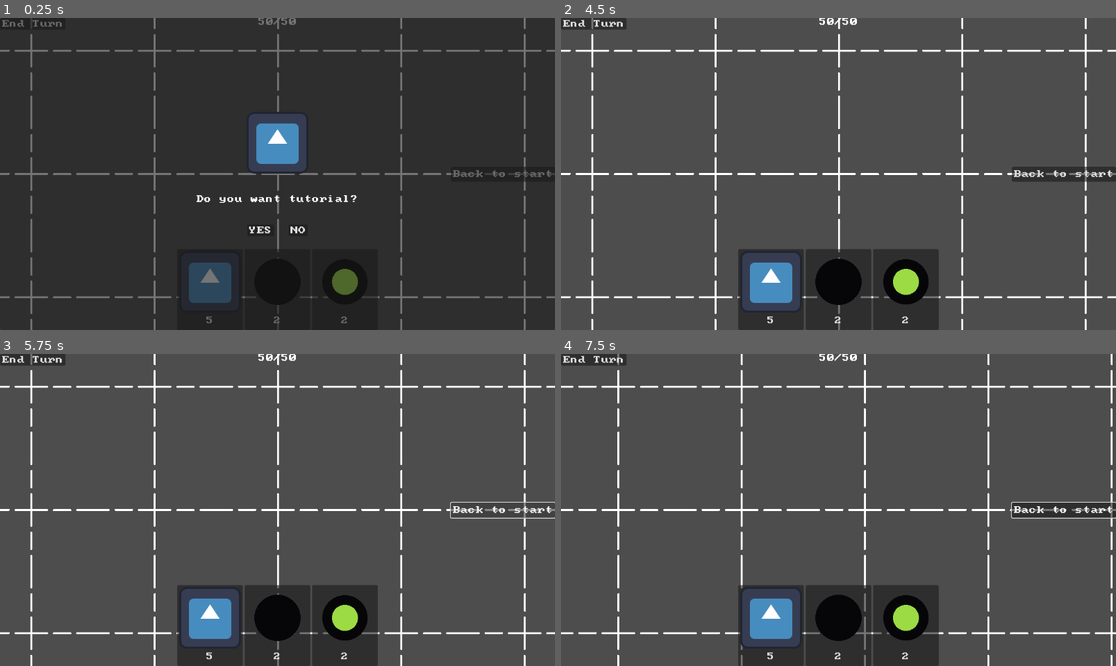
Above: before the commit, frames 1-4 (two rows, left to right).
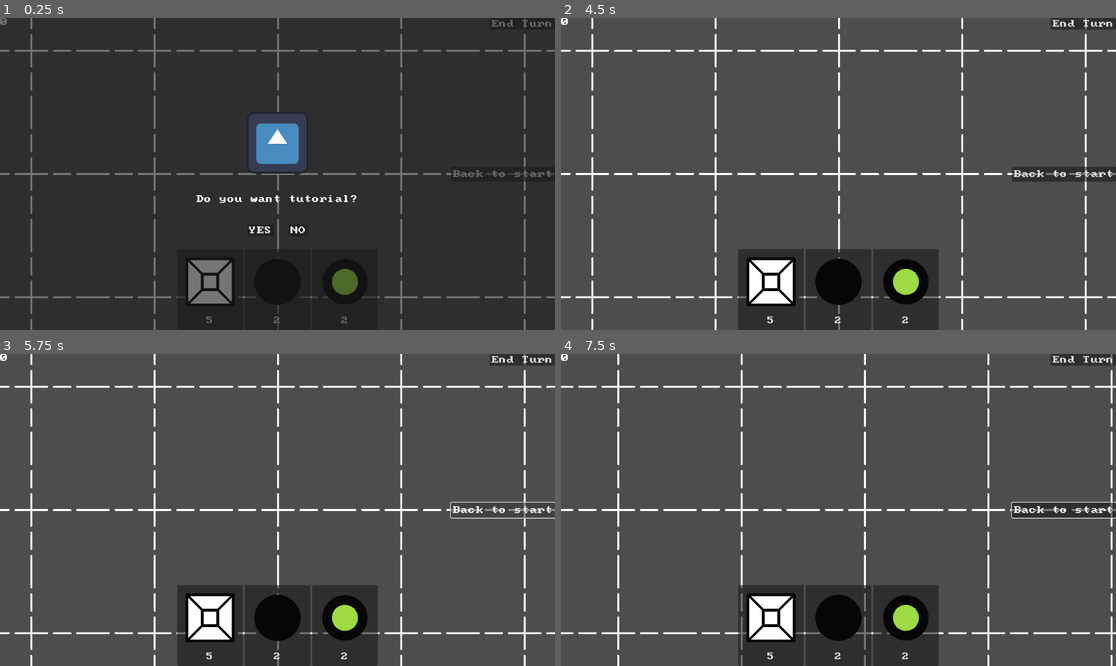
Above: after the commit, the same moments.

Repository: Iviv122/swiatlowod-2
Game: Godot game, scene res://main.tscn
The game is run twice, just before and just after one commit, with the same random seed, the same clock (stepped at 60 frames per second) and the same inputs. The engine's default icon, where the game draws it, is replaced by a stand-in: a white triangle on a blue panel in a dark square.
Inputs (mouse positions are in pixels of both pictures, inside the frame that each line leads up to):
- Up to frame 1 (0.25 s): no input
- Up to frame 2 (4.5 s): click "5" at 0.5 s; click "2" at 1.25 s; click "2" at 2 s; click "End Turn" at 2.75 s; click "YES" at 3.5 s; click "continue" at 4.25 s
- Up to frame 3 (5.75 s): click "Back to start" at 5 s
- Up to frame 4 (7.5 s): move the mouse to (960, 494) at 5.77 s; press the mouse at (960, 494) at 5.78 s; hold D (right) 5.78-6.5 s; release the mouse at (960, 494) at 6.5 s; drag from (727, 525) to (810, 572) at 6.52 s; move the mouse to (894, 441) at 7.27 s; hold D (right) from 7.28 s (still down); hold Mouse wheel up (zoomin) from 7.28 s (still down)

The runs differ from the first frame. In frame 1, 1.6% of the frame differs, in the area x 0-100%, y 0-93%; in frame 2, 2.7%; in frame 3, 2.7%; in frame 4, 2.8%, in the area x 0-100%, y 0-94%.

Commit message:
coin flow. factory

Diff:
--- /dev/null
+++ b/assets/concrete_components/factory.tres
@@ -0,0 +1,11 @@
+[gd_resource type="Resource" script_class="Factory" load_steps=3 format=3 uid="uid://dnthphocbrclx"]
+
+[ext_resource type="Script" uid="uid://ckuewexy0fnce" path="res://objects/components_concrete/factory.gd" id="1_jeu25"]
+[ext_resource type="Texture2D" uid="uid://bg5rljy685wyr" path="res://raw_assets/factory.png" id="2_1ny0p"]
+
+[resource]
+script = ExtResource("1_jeu25")
+Name = "Factory"
+max_connections = 2
+sprite = ExtResource("2_1ny0p")
+metadata/_custom_type_script = "uid://ckuewexy0fnce"
--- a/main.tscn
+++ b/main.tscn
@@ -1,12 +1,13 @@
-[gd_scene load_steps=19 format=4 uid="uid://c2swm0qftsr7y"]
+[gd_scene load_steps=20 format=4 uid="uid://c2swm0qftsr7y"]
 
 [ext_resource type="Script" uid="uid://g0gktq42cgrq" path="res://objects/ui/function_select.gd" id="1_0xm2m"]
 [ext_resource type="Script" uid="uid://cjqnn4475ilyy" path="res://objects/in_field_ui/mouse.gd" id="1_h2yge"]
 [ext_resource type="PackedScene" uid="uid://c0uoji56xna3x" path="res://prefabs/component.tscn" id="2_1bvp3"]
 [ext_resource type="Script" uid="uid://dfxhw5uslaflr" path="res://objects/ui/option_display.gd" id="3_efxa6"]
-[ext_resource type="Resource" uid="uid://dng6afw2b1ax4" path="res://assets/sample.tres" id="4_1bvp3"]
+[ext_resource type="Script" uid="uid://bpaa3lqv2t865" path="res://objects/progression/points.gd" id="3_w48qg"]
 [ext_resource type="Script" path="res://objects/components/component_stash.gd" id="5_272bh"]
 [ext_resource type="Script" uid="uid://coyx87dugdujn" path="res://objects/camera/camera_return_to_origin.gd" id="5_lquwl"]
+[ext_resource type="Resource" uid="uid://dnthphocbrclx" path="res://assets/concrete_components/factory.tres" id="5_ycdy4"]
 [ext_resource type="Script" uid="uid://dumw5oi7t7v2" path="res://objects/camera/camera_move.gd" id="6_7mycd"]
 [ext_resource type="Script" uid="uid://dxa4nu2h52p32" path="res://objects/progression/end_turn.gd" id="7_4c57u"]
 [ext_resource type="Resource" uid="uid://bhhj6xciig2mk" path="res://assets/concrete_components/entry_point.res" id="7_dg77c"]
@@ -16,7 +17,7 @@
 
 [sub_resource type="Resource" id="Resource_5vw27"]
 script = ExtResource("5_272bh")
-comp = ExtResource("4_1bvp3")
+comp = ExtResource("5_ycdy4")
 amount = 5
 metadata/_custom_type_script = "uid://ckbxto3f132l4"
 
@@ -54,15 +55,11 @@
 [node name="InGameUI" type="CanvasLayer" parent="."]
 
 [node name="points" type="Label" parent="InGameUI"]
-anchors_preset = 5
-anchor_left = 0.5
-anchor_right = 0.5
-offset_left = -20.0
-offset_right = 20.0
+offset_right = 80.0
 offset_bottom = 16.0
-grow_horizontal = 2
 text = "50/50"
-horizontal_alignment = 1
+script = ExtResource("3_w48qg")
+metadata/_custom_type_script = "uid://bpaa3lqv2t865"
 
 [node name="VBoxContainer" type="HBoxContainer" parent="InGameUI"]
 anchors_preset = 12
@@ -120,8 +117,12 @@
 metadata/_custom_type_script = "uid://coyx87dugdujn"
 
 [node name="Button" type="Button" parent="InGameUI"]
-offset_right = 136.0
+anchors_preset = 1
+anchor_left = 1.0
+anchor_right = 1.0
+offset_left = -136.0
 offset_bottom = 24.0
+grow_horizontal = 0
 text = "End Turn"
 script = ExtResource("7_4c57u")
 metadata/_custom_type_script = "uid://dxa4nu2h52p32"
--- a/objects/components/component_instance.gd
+++ b/objects/components/component_instance.gd
@@ -44,7 +44,7 @@
 	t = create_tween()
 
 	t.tween_property(self,"scale",Vector2(1.2,1.2),0.1).set_trans(Tween.TRANS_SPRING)
-	t.tween_property(self,"scale",Vector2(1,1),0.1).set_delay(0.1).set_trans(Tween.TRANS_SPRING)
+	t.tween_property(self,"scale",Vector2(1,1),0.1).set_delay(0.05).set_trans(Tween.TRANS_SPRING)
 
 	component.trigger(neighbours,self)
 
--- a/objects/components_concrete/entry_point.gd
+++ b/objects/components_concrete/entry_point.gd
@@ -9,11 +9,11 @@
 
 func trigger(_neighbours : Array[ComponentInstance], s :ComponentInstance) -> void:
 	if !was_triggered:
-
-		was_triggered = true
-		PopTextCreatorInstance.pop_text(s.global_position,"triggered",Color.GREEN)
-		var i = randi_range(0,_neighbours.size()-1)
-		s.send_pulse(i)
+		if _neighbours.size() >0:
+			was_triggered = true
+			PopTextCreatorInstance.pop_text(s.global_position,"triggered",Color.GREEN)
+			var i = randi_range(0,_neighbours.size()-1)
+			s.send_pulse(i)
 	else:
 		PopTextCreatorInstance.pop_text(s.global_position,"was used",Color.RED)
 	was_triggered = true
--- /dev/null
+++ b/objects/components_concrete/factory.gd
@@ -0,0 +1,5 @@
+extends Component
+class_name Factory
+
+func trigger(_neighbour : Array[ComponentInstance],s : ComponentInstance ) -> void:
+    MoneyParticleSpawnerInstance.spawn_particle(s.global_position,1)
--- /dev/null
+++ b/objects/in_field_ui/money_particle.gd
@@ -0,0 +1,19 @@
+extends Sprite2D
+class_name MoneyParticle
+
+var score : Points
+var value : int
+
+
+const money_texture = preload("res://raw_assets/money_particle.png")
+
+func _ready():
+	var t = create_tween()
+	texture = money_texture
+	var trans = get_canvas_transform().affine_inverse().get_origin() + score.position
+
+	t.tween_property(self,"global_position",trans,0.3+randf_range(-0.05,0.05)).set_trans(Tween.TRANS_QUAD)
+
+	await get_tree().create_timer(0.3).timeout
+	score.add_points(value)
+	queue_free()
--- /dev/null
+++ b/objects/in_field_ui/money_particle_spawner.gd
@@ -0,0 +1,14 @@
+extends Node
+class_name MoneyParticleSpawner
+
+signal requested(p : Vector2, v : int)
+
+func spawn(l : Points,p : Vector2, value : int):
+	var par = MoneyParticle.new()
+	par.global_position = p
+	par.value =value
+	par.score = l
+	get_tree().root.add_child(par)
+
+func spawn_particle(pos : Vector2,value : int) ->void:
+	requested.emit(pos,value)
--- a/objects/progression/points.gd
+++ b/objects/progression/points.gd
@@ -3,9 +3,15 @@
 
 var points : int
 
+
 func _ready():
     points = 0
+    text = '0'
+    MoneyParticleSpawnerInstance.requested.connect(spawn)
 
-func _process(delta):
+func spawn(p : Vector2, value : int):
+    MoneyParticleSpawnerInstance.spawn(self,p,value)
 
-    pass
+func add_points(a: int):
+    points += a
+    text = str(points)
--- /dev/null
+++ b/prefabs/MoneyParticleSpawnerInstance.tscn
@@ -0,0 +1,7 @@
+[gd_scene load_steps=2 format=3 uid="uid://y8sqpqrcqhd0"]
+
+[ext_resource type="Script" uid="uid://cy6wrxvrnay53" path="res://objects/in_field_ui/money_particle_spawner.gd" id="1_w3mne"]
+
+[node name="MoneyParticleSpawnerInstance" type="Node"]
+script = ExtResource("1_w3mne")
+metadata/_custom_type_script = "uid://cy6wrxvrnay53"
--- a/project.godot
+++ b/project.godot
@@ -19,6 +19,7 @@
 
 PopTextCreatorInstance="*res://prefabs/pop_text_creator_instance.tscn"
 GameStateInstance="*res://prefabs/game_state_instance.tscn"
+MoneyParticleSpawnerInstance="*res://prefabs/MoneyParticleSpawnerInstance.tscn"
 
 [editor_plugins]
 
Not shown, added: objects/components_concrete/factory.gd.uid
Not shown, added: objects/in_field_ui/money_particle.gd.uid
Not shown, added: objects/in_field_ui/money_particle_spawner.gd.uid
Binary file added: raw_assets/money_particle.png
Not shown, added: raw_assets/money_particle.png.import
Binary file added: raw_assets/money_particle1.png
Not shown, added: raw_assets/money_particle1.png.import
